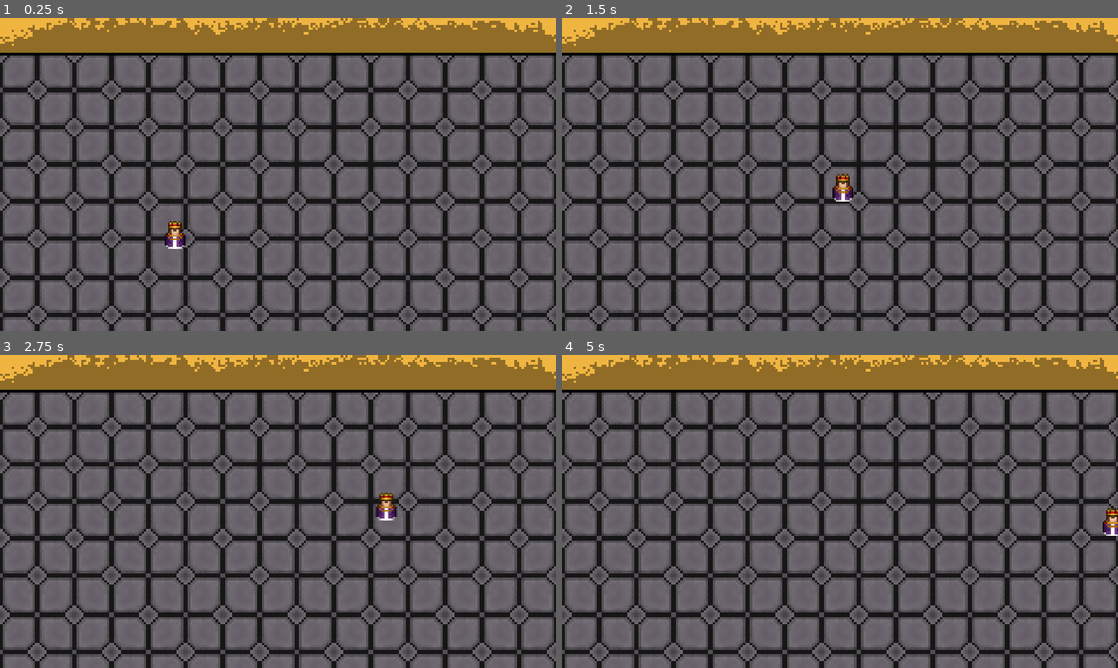
Above: before the commit, frames 1-4 (two rows, left to right).
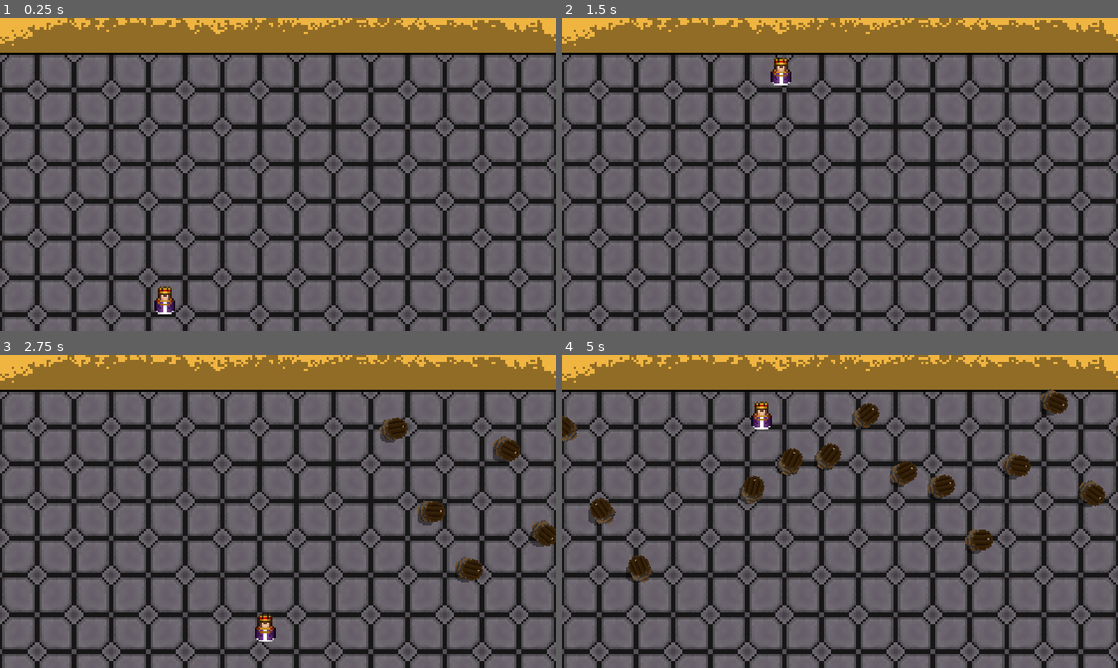
Above: after the commit, the same moments.

Repository: Booklordofthedings/Behold-The-King
Game: Godot game, scene res://Game/Game.tscn
The game is run twice, just before and just after one commit, with the same random seed, the same clock (stepped at 60 frames per second) and the same inputs.
Inputs:
- Up to frame 1 (0.25 s): no input
- Up to frame 2 (1.5 s): no input
- Up to frame 3 (2.75 s): no input
- Up to frame 4 (5 s): no input

The runs differ from the first frame. In frame 1, 4.2% of the frame differs, in the area x 0-100%, y 0-100%; in frame 2, 4.2%; in frame 3, 5.7%; in frame 4, 7.6%.

Commit message:
initial movement

Diff:
--- /dev/null
+++ b/Game/Barrel/Barrel.tscn
@@ -0,0 +1,27 @@
+[gd_scene load_steps=5 format=3 uid="uid://btpk6fvkdlvr6"]
+
+[ext_resource type="Texture2D" uid="uid://dbgblbmr60fw5" path="res://Game/Barrel/assets/Barrel.png" id="1_1vomi"]
+[ext_resource type="Script" path="res://Game/Barrel/assets/Barrel.gd" id="1_jq6m2"]
+[ext_resource type="Texture2D" uid="uid://bs041ghktl52y" path="res://Game/Barrel/assets/Barrel_Shadow.png" id="2_ymdf8"]
+
+[sub_resource type="RectangleShape2D" id="RectangleShape2D_1x2ma"]
+size = Vector2(11, 12)
+
+[node name="Barrel" type="CharacterBody2D" node_paths=PackedStringArray("sprite")]
+z_index = 3
+scale = Vector2(2, 2)
+collision_layer = 4
+collision_mask = 2
+script = ExtResource("1_jq6m2")
+sprite = NodePath("Barrel")
+
+[node name="CollisionShape2D" type="CollisionShape2D" parent="."]
+position = Vector2(-0.5, 0)
+shape = SubResource("RectangleShape2D_1x2ma")
+
+[node name="Barrel" type="Sprite2D" parent="."]
+z_index = 1
+texture = ExtResource("1_1vomi")
+
+[node name="Shadow" type="Sprite2D" parent="."]
+texture = ExtResource("2_ymdf8")
--- /dev/null
+++ b/Game/Barrel/assets/Barrel.gd
@@ -0,0 +1,17 @@
+extends CharacterBody2D
+
+@export var speed = 200;
+@export var sprite : Sprite2D
+
+func _ready():
+	position.x = 800
+	position.y = 50 + randi() % 200
+
+func _physics_process(delta):
+	if position.x < -50:
+		queue_free()
+	var res = move_and_collide(Vector2(-speed * delta, 0))
+	sprite.rotate(-1 * delta)
+
+func destroy():
+	queue_free()
--- a/Game/Game.tscn
+++ b/Game/Game.tscn
@@ -1,7 +1,9 @@
-[gd_scene load_steps=6 format=3 uid="uid://be6qvivte1us3"]
+[gd_scene load_steps=8 format=3 uid="uid://be6qvivte1us3"]
 
+[ext_resource type="Script" path="res://Game/scripts/Game.gd" id="1_4ifms"]
 [ext_resource type="Texture2D" uid="uid://bdwht7wa7w1vb" path="res://Game/assets/Background.png" id="1_l02gg"]
 [ext_resource type="PackedScene" uid="uid://dccdpyni3p6uk" path="res://Game/King/King.tscn" id="2_5xqhl"]
+[ext_resource type="PackedScene" uid="uid://btpk6fvkdlvr6" path="res://Game/Barrel/Barrel.tscn" id="3_f6nte"]
 
 [sub_resource type="RectangleShape2D" id="RectangleShape2D_bu2hi"]
 size = Vector2(652, 50)
@@ -13,6 +15,8 @@
 size = Vector2(1193, 102)
 
 [node name="Game" type="Node"]
+script = ExtResource("1_4ifms")
+toSpawn = ExtResource("3_f6nte")
 
 [node name="Background" type="Control" parent="."]
 layout_mode = 3
@@ -42,12 +46,14 @@
 shape = SubResource("RectangleShape2D_bu2hi")
 
 [node name="RightWall" type="CollisionShape2D" parent="Walls/StaticBody2D"]
-position = Vector2(665, 280)
+position = Vector2(662, 280)
 shape = SubResource("RectangleShape2D_hucd0")
 
 [node name="LowerWall" type="CollisionShape2D" parent="Walls/StaticBody2D"]
-position = Vector2(553, 417)
+position = Vector2(545, 411)
 shape = SubResource("RectangleShape2D_g76x5")
 
 [node name="King" parent="." instance=ExtResource("2_5xqhl")]
 position = Vector2(176, 262)
+speed = 250
+hor_speed = 80
--- a/Game/King/King.gd
+++ b/Game/King/King.gd
@@ -1,11 +1,22 @@
 extends CharacterBody2D
 
 
-@export var speed = 750
+@export var speed = 250
+@export var hor_speed = 60
+@export var barrier = 600
 var direction = 1;
 
+var knockback : Vector2 = Vector2(0,0)
+var twen
+
 func _physics_process(delta):
-	var res = move_and_collide(Vector2(100 * delta if position.x < 800 else 0, direction * speed * delta))
+
+	var res = move_and_collide(Vector2(hor_speed * clamp( 1 -(position.x / barrier), 0, 1) * delta, direction * speed * delta) + knockback)
 
 	if res:
+		if res.get_collider_velocity().x != 0:
+			twen = get_tree().create_tween()
+			knockback = Vector2(-10, 0)
+			twen.parallel().tween_property(self, "knockback", Vector2(), 0.3)
+			res.get_collider().call("destroy")
 		direction *= -1
--- a/Game/King/King.tscn
+++ b/Game/King/King.tscn
@@ -10,7 +10,9 @@
 [node name="King" type="CharacterBody2D"]
 scale = Vector2(0.2, 0.2)
 collision_layer = 2
+collision_mask = 5
 script = ExtResource("1_3kwt6")
+speed = 200
 
 [node name="Sprite2D" type="Sprite2D" parent="."]
 texture = ExtResource("1_4ianp")
--- /dev/null
+++ b/Game/scripts/Game.gd
@@ -0,0 +1,14 @@
+extends Node
+
+@export var toSpawn : PackedScene
+var timer = 1;
+
+func _ready():
+	randomize()
+
+func _process(delta):
+	if timer < 0:
+		timer = 0.2
+		var spwn = toSpawn.instantiate()
+		add_child(spwn)
+	timer = timer - delta
--- a/project.godot
+++ b/project.godot
@@ -21,7 +21,7 @@
 window/size/viewport_height=360
 window/size/window_width_override=1280
 window/size/window_height_override=720
-window/stretch/mode="viewport"
+window/stretch/mode="canvas_items"
 
 [layer_names]
 
@@ -31,5 +31,6 @@
 
 [rendering]
 
+textures/canvas_textures/default_texture_filter=0
 renderer/rendering_method="gl_compatibility"
 renderer/rendering_method.mobile="gl_compatibility"
Binary file added: Game/Barrel/assets/Barrel.png
Not shown, added: Game/Barrel/assets/Barrel.png.import
Binary file added: Game/Barrel/assets/Barrel_Shadow.png
Not shown, added: Game/Barrel/assets/Barrel_Shadow.png.import
